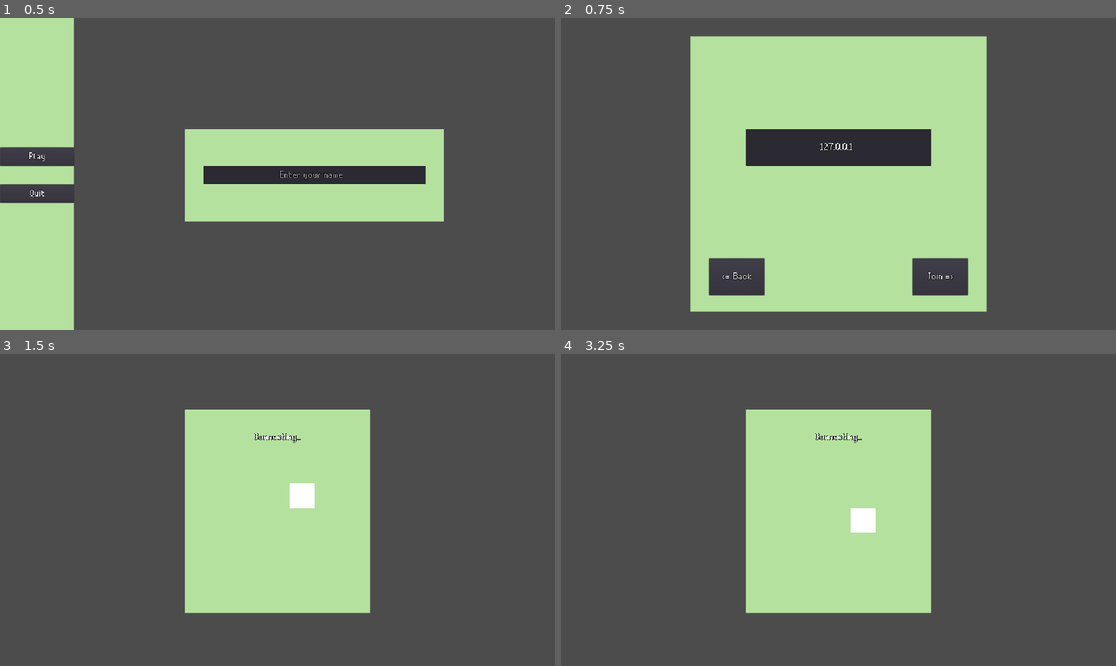
Above: before the commit, frames 1-4 (two rows, left to right).
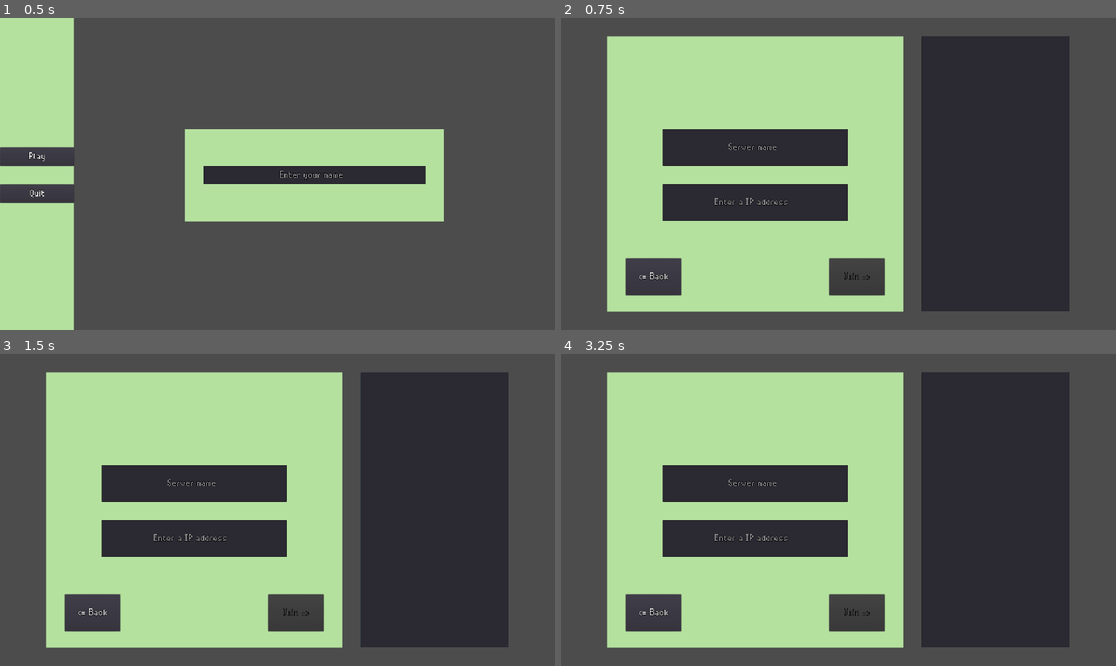
Above: after the commit, the same moments.

Repository: YoAMIOT/Boattle
Game: Godot game, scene res://scenes/UI/MainMenu.tscn
The game is run twice, just before and just after one commit, with the same random seed, the same clock (stepped at 60 frames per second) and the same inputs.
Inputs (mouse positions are in pixels of both pictures, inside the frame that each line leads up to):
- Up to frame 1 (0.5 s): no input
- Up to frame 2 (0.75 s): click "Play" at 0.5 s
- Up to frame 3 (1.5 s): click (377, 612) at 1.25 s, where only the run before the commit has a clickable "Join =>"
- Up to frame 4 (3.25 s): click (655, 612) at 2 s, where only the run after the commit has a clickable "<= Back"; click (599, 491) at 2.75 s, where only the run after the commit has a clickable "Play"

Frame 1 is identical in both runs. In frame 2, 46% of the frame differs, in the area x 8-92%, y 5-95%; in frame 3, 58%; in frame 4, 58%.

Commit message:
save system on client

Diff:
--- a/Boattle/project.godot
+++ b/Boattle/project.godot
@@ -17,6 +17,7 @@
 [autoload]
 
 Server="*res://scripts/singletons/Server.gd"
+DataManager="*res://scripts/singletons/DataManager.gd"
 
 [display]
 
--- a/Boattle/scenes/UI/MainMenu.tscn
+++ b/Boattle/scenes/UI/MainMenu.tscn
@@ -47,7 +47,7 @@
 offset = Vector2( -680, -224 )
 polygon = PoolVector2Array( 0, 0, 256, 0, 256, 1080, 0, 1080 )
 
-[node name="LineEdit" type="LineEdit" parent="Menu"]
+[node name="PlayerName" type="LineEdit" parent="Menu"]
 anchor_right = 1.0
 anchor_bottom = 1.0
 margin_left = 704.0
@@ -98,6 +98,7 @@
 
 [node name="Bg" type="Polygon2D" parent="ServerMenu"]
 color = Color( 0.713726, 0.886275, 0.627451, 1 )
+offset = Vector2( -288, 0 )
 polygon = PoolVector2Array( 448, 64, 1472, 64, 1472, 1016, 448, 1016 )
 
 [node name="Error" type="Control" parent="ServerMenu"]
@@ -110,15 +111,16 @@
 
 [node name="Bg" type="Polygon2D" parent="ServerMenu/Error"]
 color = Color( 0.768627, 0.231373, 0.203922, 1 )
+offset = Vector2( -288, 0 )
 polygon = PoolVector2Array( 512, 128, 1408, 128, 1408, 320, 512, 320 )
 
 [node name="EmptyAddress" type="Label" parent="ServerMenu/Error"]
 visible = false
 anchor_right = 1.0
 anchor_bottom = 1.0
-margin_left = 520.0
+margin_left = 232.0
 margin_top = 136.0
-margin_right = -520.0
+margin_right = -808.0
 margin_bottom = -768.0
 custom_fonts/font = ExtResource( 1 )
 text = "ERROR: The Server Address is empty,
@@ -133,9 +135,9 @@
 visible = false
 anchor_right = 1.0
 anchor_bottom = 1.0
-margin_left = 520.0
+margin_left = 232.0
 margin_top = 136.0
-margin_right = -520.0
+margin_right = -808.0
 margin_bottom = -768.0
 custom_fonts/font = ExtResource( 1 )
 text = "ERROR: The entered Address is wrong
@@ -149,19 +151,23 @@
 [node name="JoinButton" type="Button" parent="ServerMenu"]
 anchor_right = 1.0
 anchor_bottom = 1.0
-margin_left = 1216.0
+margin_left = 928.0
 margin_top = 832.0
-margin_right = -512.0
+margin_right = -800.0
 margin_bottom = -120.0
 custom_fonts/font = ExtResource( 1 )
+disabled = true
 text = "Join =>"
+__meta__ = {
+"_edit_use_anchors_": false
+}
 
 [node name="BackButton" type="Button" parent="ServerMenu"]
 anchor_right = 1.0
 anchor_bottom = 1.0
-margin_left = 512.0
+margin_left = 224.0
 margin_top = 832.0
-margin_right = -1216.0
+margin_right = -1504.0
 margin_bottom = -120.0
 custom_fonts/font = ExtResource( 1 )
 text = "<= Back"
@@ -172,15 +178,41 @@
 [node name="IpAddress" type="LineEdit" parent="ServerMenu"]
 anchor_right = 1.0
 anchor_bottom = 1.0
-margin_left = 640.0
-margin_top = 384.0
-margin_right = -640.0
-margin_bottom = -568.0
-custom_fonts/font = ExtResource( 1 )
-text = "127.0.0.1"
+margin_left = 352.0
+margin_top = 575.0
+margin_right = -928.0
+margin_bottom = -377.0
+custom_fonts/font = ExtResource( 1 )
 align = 1
 max_length = 15
 placeholder_text = "Enter a IP address"
+__meta__ = {
+"_edit_use_anchors_": false
+}
+
+[node name="ServerName" type="LineEdit" parent="ServerMenu"]
+anchor_right = 1.0
+anchor_bottom = 1.0
+margin_left = 352.0
+margin_top = 384.0
+margin_right = -928.0
+margin_bottom = -568.0
+custom_fonts/font = ExtResource( 1 )
+align = 1
+max_length = 15
+placeholder_text = "Server name"
+__meta__ = {
+"_edit_use_anchors_": false
+}
+
+[node name="Server List" type="ItemList" parent="ServerMenu"]
+anchor_right = 1.0
+anchor_bottom = 1.0
+margin_left = 1248.0
+margin_top = 64.0
+margin_right = -160.0
+margin_bottom = -64.0
+custom_fonts/font = ExtResource( 1 )
 __meta__ = {
 "_edit_use_anchors_": false
 }
@@ -249,7 +281,7 @@
 position = Vector2( 960, 576 )
 scale = Vector2( 85.3333, 85.3333 )
 frames = SubResource( 1 )
-frame = 3
+frame = 6
 playing = true
 
 [node name="SuccessTimer" type="Timer" parent="Connecting"]
@@ -264,11 +296,13 @@
 wait_time = 30.0
 one_shot = true
 
-[connection signal="text_changed" from="Menu/LineEdit" to="." method="_on_LineEdit_text_changed"]
+[connection signal="text_changed" from="Menu/PlayerName" to="." method="_on_PlayerName_text_changed"]
 [connection signal="pressed" from="Menu/PlayButton" to="." method="_on_PlayButton_pressed"]
 [connection signal="pressed" from="Menu/QuitButton" to="." method="_on_QuitButton_pressed"]
 [connection signal="pressed" from="ServerMenu/JoinButton" to="." method="_on_JoinButton_pressed"]
 [connection signal="pressed" from="ServerMenu/BackButton" to="." method="_on_BackButton_pressed"]
+[connection signal="text_changed" from="ServerMenu/IpAddress" to="." method="_on_IpAddress_text_changed"]
+[connection signal="text_changed" from="ServerMenu/ServerName" to="." method="_on_ServerName_text_changed"]
 [connection signal="timeout" from="Connecting/SuccessTimer" to="." method="_on_SuccessTimer_timeout"]
 [connection signal="timeout" from="Connecting/FailureTimer" to="." method="_on_FailureTimer_timeout"]
 [connection signal="timeout" from="Connecting/TimeOutTimer" to="." method="_on_TimeOutTimer_timeout"]
--- a/Boattle/scripts/MainMenu.gd
+++ b/Boattle/scripts/MainMenu.gd
@@ -7,9 +7,11 @@
 
 
 func _ready():
+	get_node("Menu/PlayerName").text = DataManager.playerName;
 	regex.compile("\\b(25[0-5]|2[0-4][0-9]|[01]?[0-9][0-9]?)\\.(25[0-5]|2[0-4][0-9]|[01]?[0-9][0-9]?)\\.(25[0-5]|2[0-4][0-9]|[01]?[0-9][0-9]?)\\.(25[0-5]|2[0-4][0-9]|[01]?[0-9][0-9]?)\\b");
 	var _signalFailedConnect = Server.connect("failedToConnect", self, "onConnectionFailed");
 	var _signalSuccessConnect = Server.connect("successfullyConnected", self, "onConnectionSuccess");
+
 
 
 func _on_PlayButton_pressed():
@@ -26,24 +28,19 @@
 
 
 func _on_JoinButton_pressed():
-	get_node("ServerMenu/Error").visible = false;
-	get_node("ServerMenu/Error/EmptyAddress").visible = false;
-	get_node("ServerMenu/Error/InvalidAddress").visible = false;
-
 	if get_node("ServerMenu/IpAddress").text.empty() == false:
 		var result = regex.search(get_node("ServerMenu/IpAddress").text);
 		if result:
 			Server.ip = get_node("ServerMenu/IpAddress").text;
 			Server.connectToServer();
+			var serverName = get_node("ServerMenu/ServerName").text;
+			var address = get_node("ServerMenu/IpAddress").text;
+			DataManager.addToDictionnary(serverName,address);
 			get_node("ServerMenu").visible = false;
 			get_node("Connecting").visible = true;
 			get_node("Connecting/TimeOutTimer").start();
-		else:
-			get_node("ServerMenu/Error").visible = true;
-			get_node("ServerMenu/Error/InvalidAddress").visible = true;
-	elif get_node("ServerMenu/IpAddress").text.empty() == true:
-		get_node("ServerMenu/Error").visible = true;
-		get_node("ServerMenu/Error/EmptyAddress").visible = true;
+
+
 
 
 func onConnectionFailed():
@@ -80,6 +77,37 @@
 
 
 
-func _on_LineEdit_text_changed(playerName):
-	Server.playerName = playerName;
-	print(Server.playerName);
+func _on_PlayerName_text_changed(newName):
+	DataManager.playerName = newName;
+	DataManager.savePlayerName();
+
+
+
+func _on_IpAddress_text_changed(enteredIpAddress):
+	get_node("ServerMenu/Error").visible = false;
+	get_node("ServerMenu/Error/EmptyAddress").visible = false;
+	get_node("ServerMenu/Error/InvalidAddress").visible = false;
+	get_node("ServerMenu/JoinButton").disabled = false;
+	manageJoinButtonDisability();
+
+	if enteredIpAddress != "":
+		var result = regex.search(enteredIpAddress);
+		if !result:
+			get_node("ServerMenu/Error").visible = true;
+			get_node("ServerMenu/Error/InvalidAddress").visible = true;
+	else:
+		get_node("ServerMenu/Error").visible = true;
+		get_node("ServerMenu/Error/EmptyAddress").visible = true;
+
+func _on_ServerName_text_changed(new_text):
+	manageJoinButtonDisability();
+
+func manageJoinButtonDisability():
+	if get_node("ServerMenu/ServerName").text.empty() or get_node("ServerMenu/IpAddress").text.empty():
+		get_node("ServerMenu/JoinButton").disabled = true;
+	elif get_node("ServerMenu/ServerName").text.empty() == false and get_node("ServerMenu/IpAddress").text.empty() == false:
+		var result = regex.search(get_node("ServerMenu/IpAddress").text);
+		if result:
+			get_node("ServerMenu/JoinButton").disabled = false;
+		else:
+			get_node("ServerMenu/JoinButton").disabled = true;
--- /dev/null
+++ b/Boattle/scripts/singletons/DataManager.gd
@@ -0,0 +1,36 @@
+extends Node
+
+var settingsFile : String = "user://settings.save";
+var serversFile : String = "user://servers.save";
+var playerName : String;
+var ipDictionnary : Dictionary;
+
+
+
+func _ready():
+	var file : File = File.new();
+	if file.file_exists(settingsFile):
+		file.open(settingsFile, File.READ);
+		playerName = file.get_var();
+		file.close();
+	if file.file_exists(serversFile):
+		file.open(serversFile, File.READ);
+		ipDictionnary = file.get_var();
+		file.close();
+
+
+
+func savePlayerName():
+	var file : File = File.new();
+	file.open(settingsFile, File.WRITE);
+	file.store_var(playerName);
+	file.close();
+
+
+func addToDictionnary(key : String, address : String):
+	ipDictionnary[key] = address;
+	var file : File = File.new();
+	file.open(serversFile, File.WRITE);
+	file.store_var(ipDictionnary);
+	print(ipDictionnary);
+	file.close();
--- a/Boattle/scripts/singletons/Server.gd
+++ b/Boattle/scripts/singletons/Server.gd
@@ -3,7 +3,6 @@
 var network = null;
 var ip : String = "";
 var port : int = 4180;
-var playerName : String = "";
 
 signal successfullyConnected;
 signal failedToConnect;
Not shown, added: Boattle/.mono/metadata/ide_messaging_meta.txt
